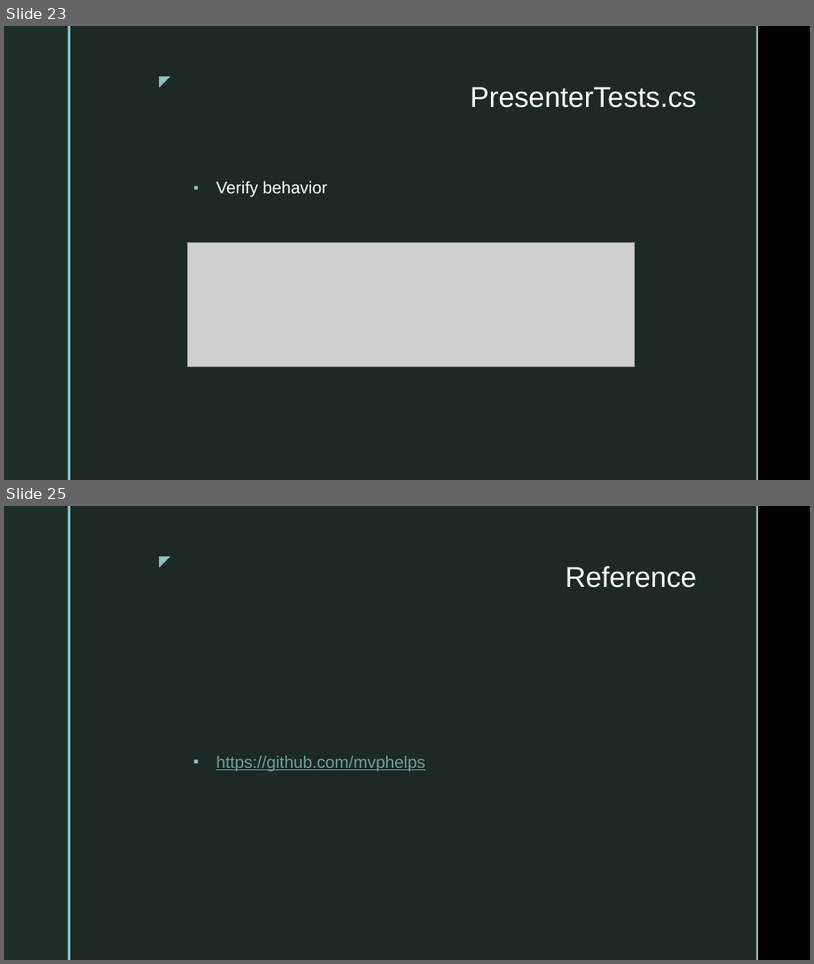
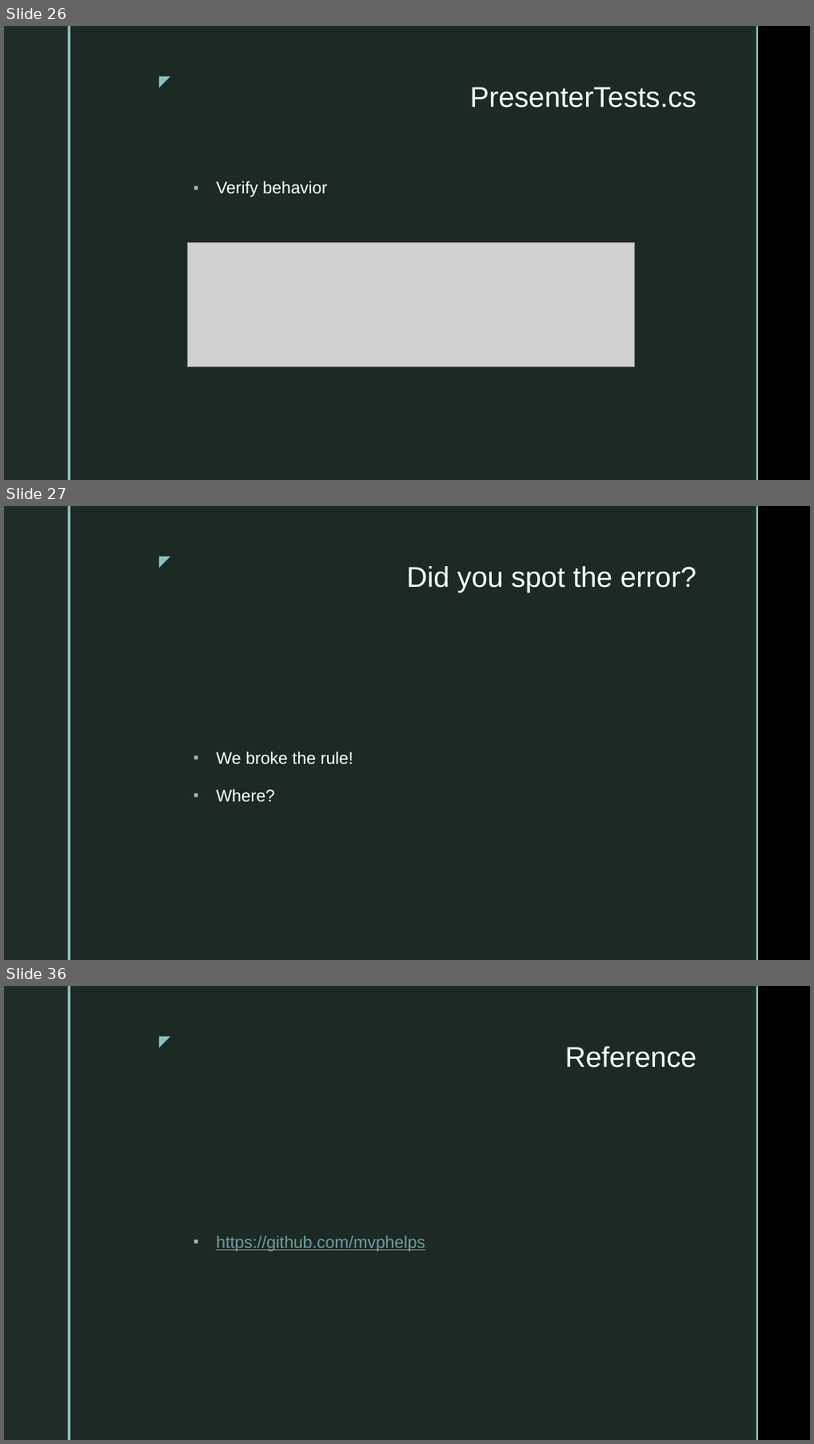
Before and after one commit to mvphelps/SingleTestabilityPrinciple, a slide deck: SingleTestabilityPrinciple.pptx. Shown one above the other, each under a label of ours: slides 23 and 25 before the commit, slides 26, 27 and 36 after it; the slides between them are not shown. The pictures are 814x964 and 814x1444 pixels, drawn with LibreOffice and Linux fonts; fonts in the diff are those of the drawing; grey boxes stand for pictures; background and template pictures are left out. Boxes give left, top, right and bottom in pixels: in the first picture for what was removed or moved away, otherwise in the second. Text is boxed around its words. In the diff, an @@ line names an element or a change of style, - is before the commit and + after.

```diff
--- a/SingleTestabilityPrinciple.pptx
+++ b/SingleTestabilityPrinciple.pptx
@@ slide 27 added at [4,506,810,960], background picture (left out); not listed: 5 template elements that a slide beside it also shows @@
@@ title added at [407,566,697,592], 34 pt, text #FFFFFF @@
+Did you spot the error?
@@ text added at [216,751,354,801], 20 pt, text #FFFFFF @@
+▪ We broke the rule!
+▪ Where?
@@ what was slide 23 is now slide 26 @@
@@ what was slide 25 is now slide 36 @@
```
Also in this commit, not shown: 1 slide changed, 10 other slides added.
